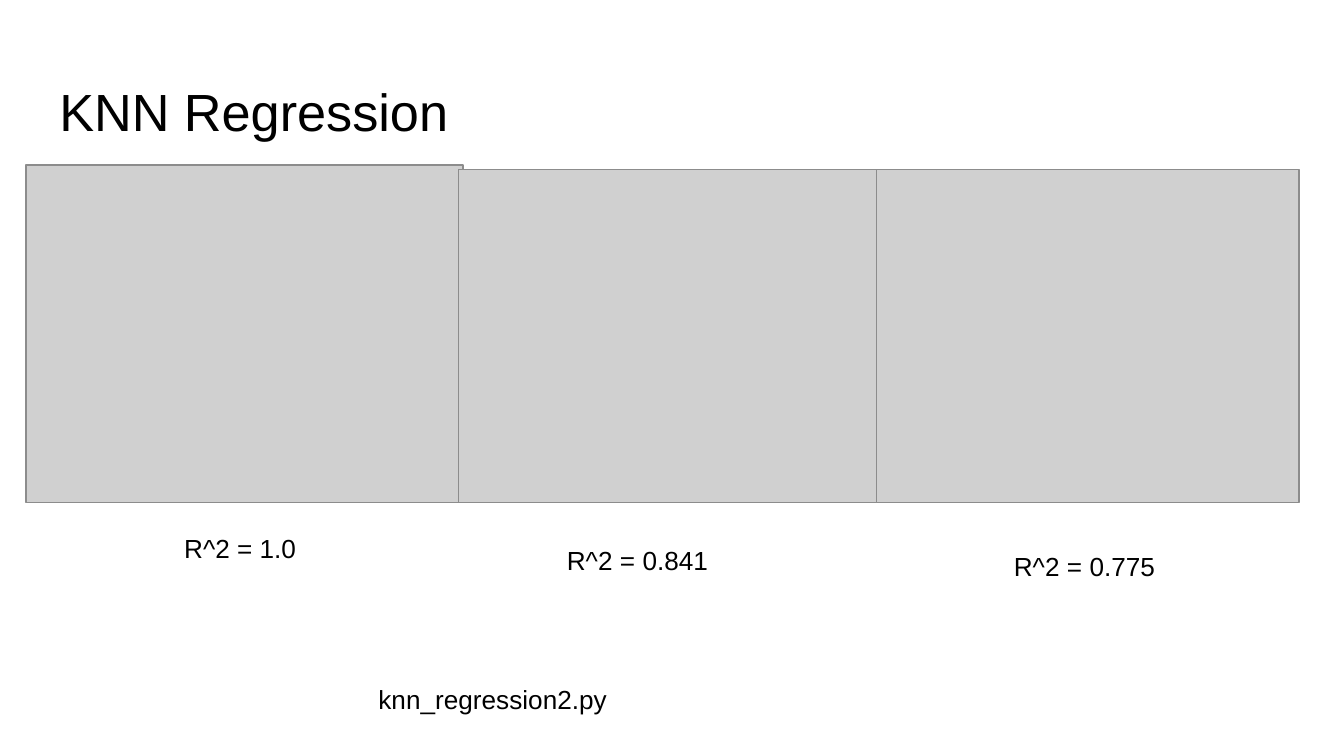
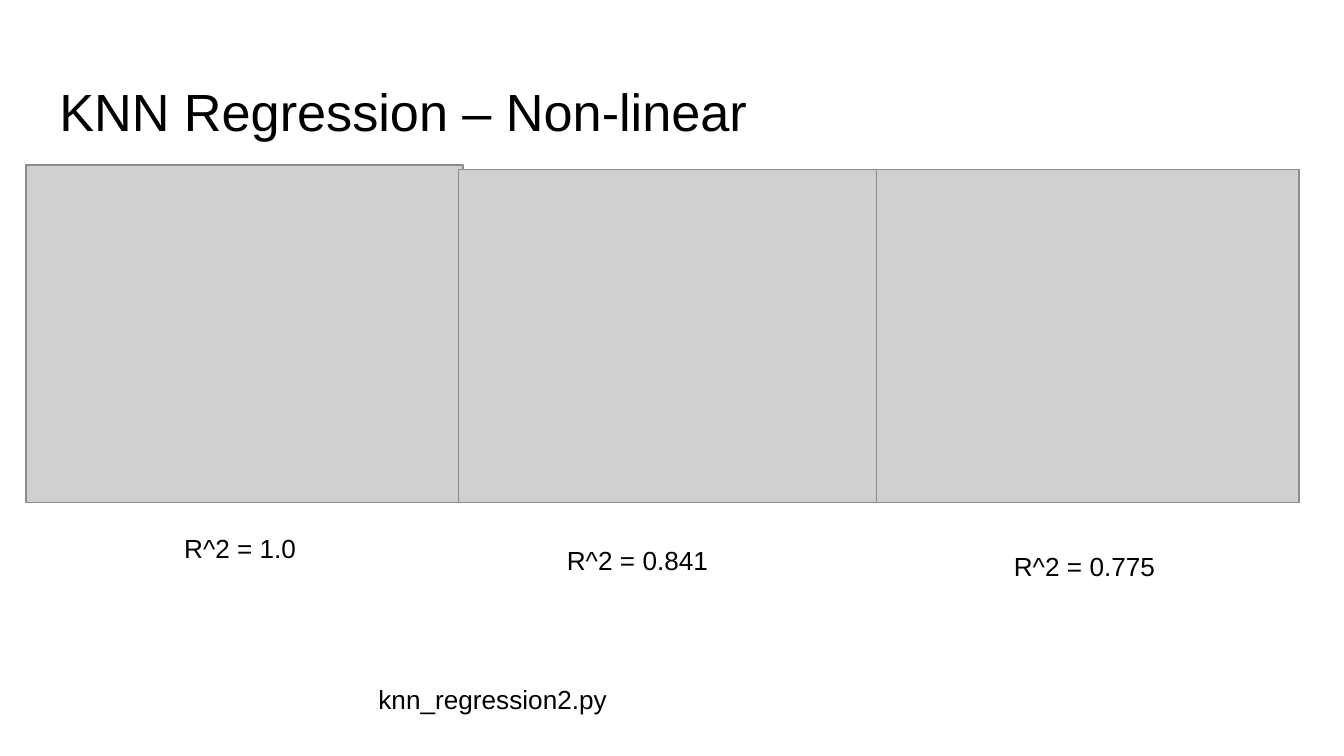
Before and after one commit to lutzhamel/CSC310, a slide deck: slide 14 of 16-regression.pptx. Drawn at 1344x756 pixels with LibreOffice and Linux fonts; fonts in the diff are those of the drawing; grey boxes stand for pictures. Boxes give left, top, right and bottom in pixels: in the first picture for what was removed or moved away, otherwise in the second. Text is boxed around its words. In the diff, an @@ line names an element or a change of style, - is before the commit and + after.

```diff
--- a/16-regression.pptx
+++ b/16-regression.pptx
@@ title at [59, 93, 747, 141]: text changed @@
-KNN Regression
+KNN Regression – Non-linear
```
Also in this commit, not shown: 3 other slides changed, 1 other file.
